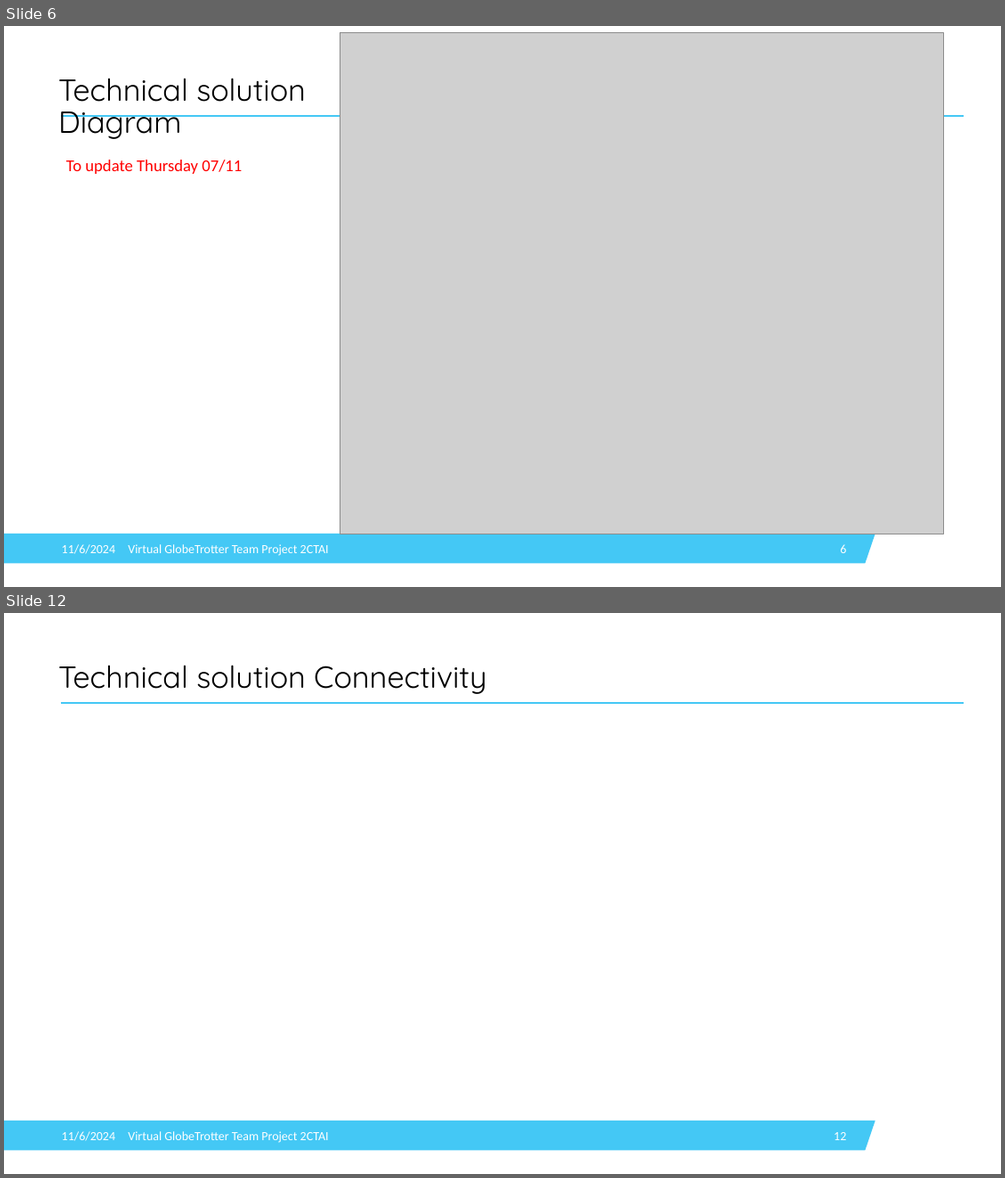
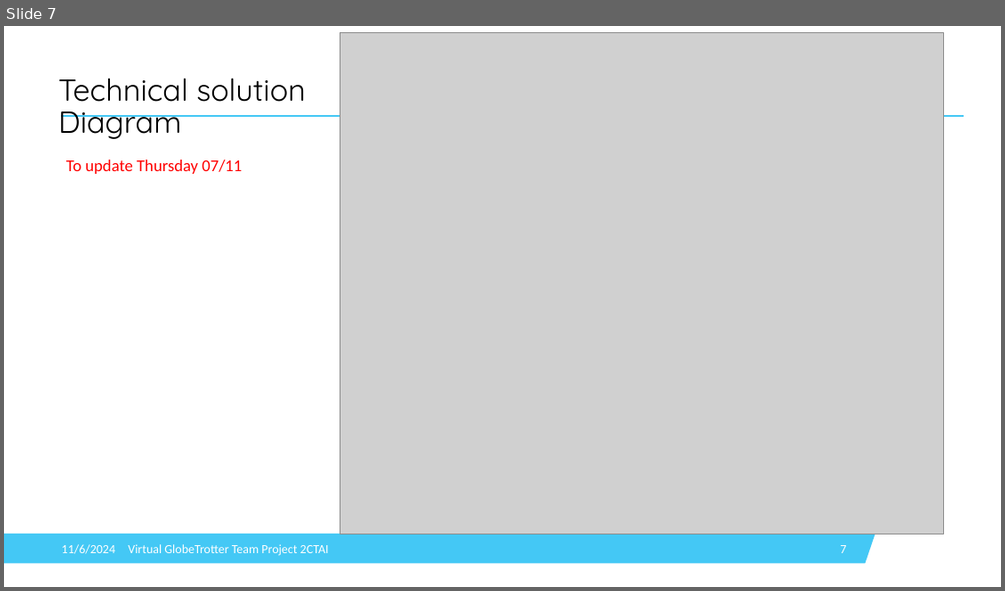
Before and after one commit to IsabelleDesle/VirtualGlobeTrotter, a slide deck: PresentationVGT.pptx. Shown one above the other, each under a label of ours: slides 6 and 12 before the commit, slide 7 after it; the slides between them are not shown. The pictures are 1005x1178 and 1005x591 pixels, drawn with LibreOffice and Linux fonts; fonts in the diff are those of the drawing; grey boxes stand for pictures; background and template pictures are left out. Boxes give left, top, right and bottom in pixels: in the first picture for what was removed or moved away, otherwise in the second. Text is boxed around its words. In the diff, an @@ line names an element or a change of style, - is before the commit and + after.

```diff
--- a/PresentationVGT.pptx
+++ b/PresentationVGT.pptx
@@ slide 12 removed at (x1=4, y1=613, x2=1001, y2=1174), background #FFFFFF; not listed: 2 template elements that a slide beside it also shows @@
@@ title removed at (x1=58, y1=665, x2=486, y2=694) @@
-Technical solution Connectivity
@@ text removed at (x1=62, y1=1131, x2=115, y2=1141) @@
-11/6/2024
@@ text removed at (x1=128, y1=1131, x2=329, y2=1143) @@
-Virtual GlobeTrotter Team Project 2CTAI
@@ page number removed at (x1=833, y1=1132, x2=846, y2=1140) @@
-12
@@ what was slide 6 is now slide 7 @@
@@ page number at (x1=840, y1=545, x2=846, y2=553): text changed @@
-6
+7
```
Also in this commit, not shown: 8 slides changed, 1 slide added, 1 other slide removed.
